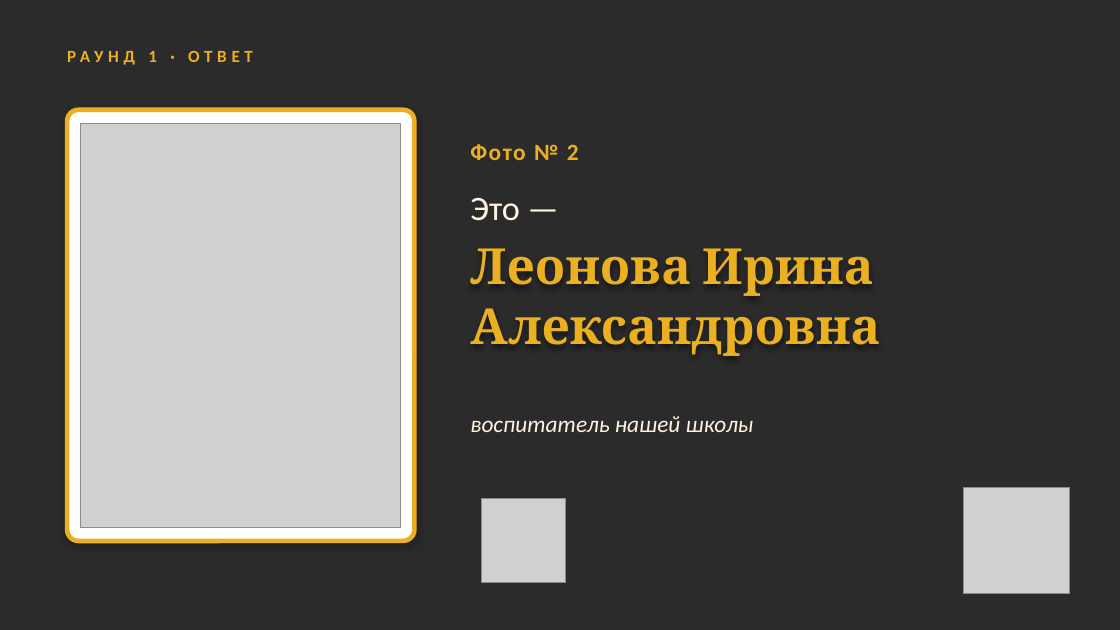
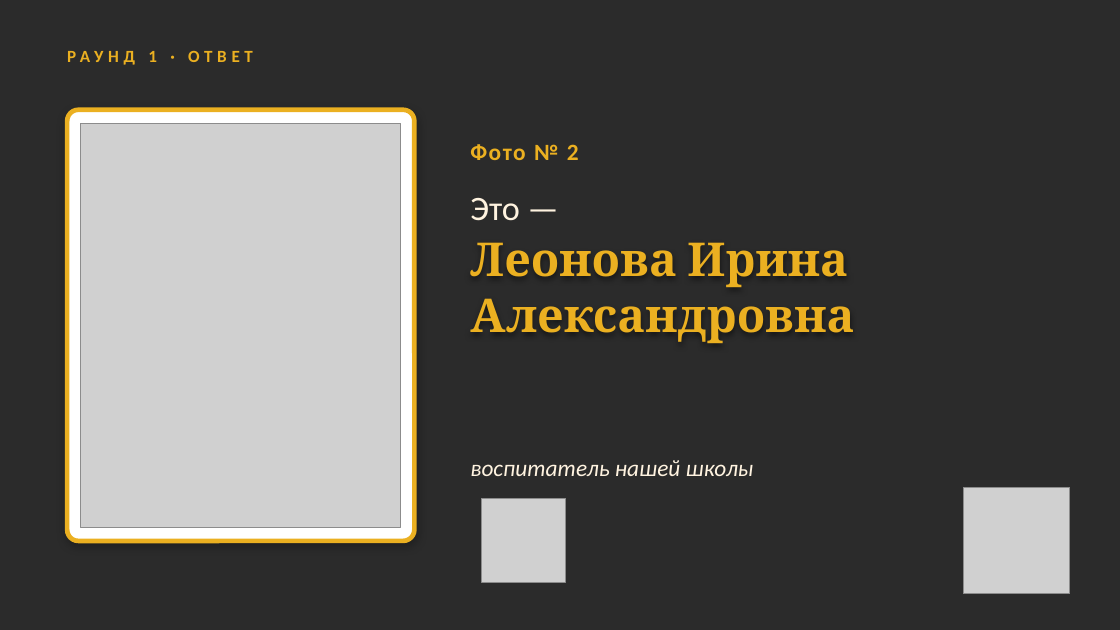
Before and after one commit to sl-himmelreich/heinrich-mario, a slide deck: slide 7 of День_воспитателя_конкурс.pptx. Drawn at 1120x630 pixels with LibreOffice and Linux fonts; fonts in the diff are those of the drawing; grey boxes stand for pictures; background and template pictures are left out; a plain dark background stands for a picture behind light text. Boxes give left, top, right and bottom in pixels: in the first picture for what was removed or moved away, otherwise in the second. Text is boxed around its words. In the diff, an @@ line names an element or a change of style, - is before the commit and + after.

```diff
--- a/День_воспитателя_конкурс.pptx
+++ b/День_воспитателя_конкурс.pptx
@@ text "Леонова Ирина Александровна" at (470, 242, 854, 343): size 32 to 30 pt @@
@@ text "воспитатель нашей школы": place and size @@
-text "воспитатель нашей школы" at (470, 416, 754, 432)
+text "воспитатель нашей школы" at (470, 460, 754, 476)
```
Also in this commit, not shown: 10 other slides changed, 1 other file.
